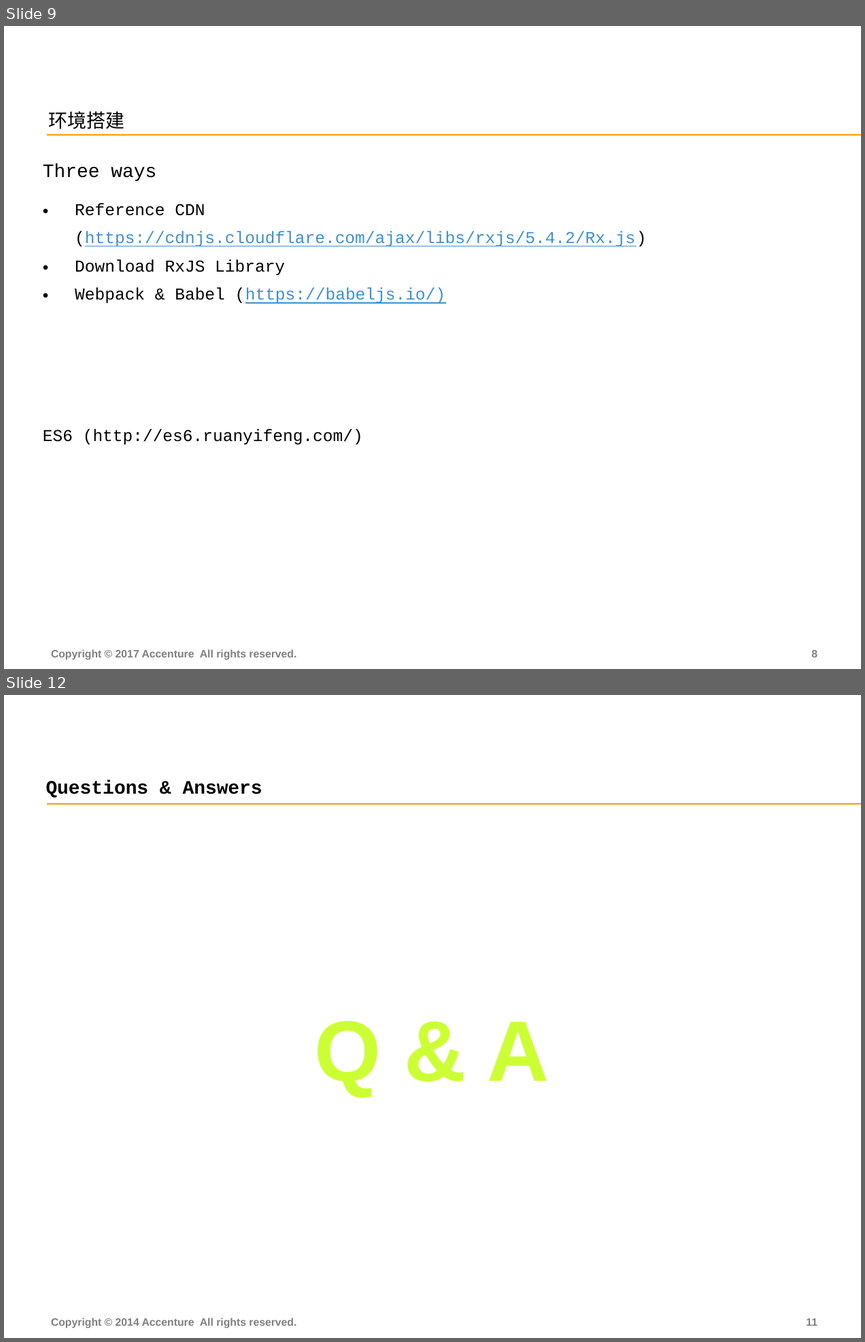
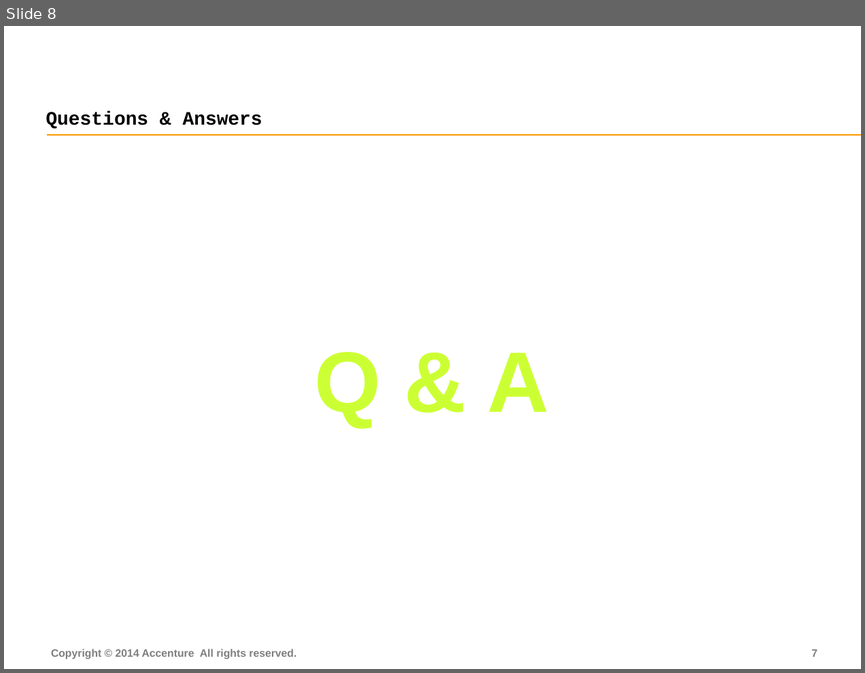
Before and after one commit to FS-Angular-Interest-Group/AngularTraining, a slide deck: PPT/10-Accenture-FS-Animation.pptx. Shown one above the other, each under a label of ours: slides 9 and 12 before the commit, slide 8 after it; the slides between them are not shown. The pictures are 865x1342 and 865x673 pixels, drawn with LibreOffice and Linux fonts; fonts in the diff are those of the drawing. Boxes give left, top, right and bottom in pixels: in the first picture for what was removed or moved away, otherwise in the second. Text is boxed around its words. In the diff, an @@ line names an element or a change of style, - is before the commit and + after.

```diff
--- a/PPT/10-Accenture-FS-Animation.pptx
+++ b/PPT/10-Accenture-FS-Animation.pptx
@@ slide 9 removed at box(4, 26, 861, 669), background #FFFFFF; not listed: 1 template element that a slide beside it also shows @@
@@ title removed at box(49, 111, 125, 129) @@
-环境搭建
@@ table removed at box(34, 147, 747, 447), 2 rows, 1 columns @@
-Three ways
-Reference CDN (https://cdnjs.cloudflare.com/ajax/libs/rxjs/5.4.2/Rx.js) / Download RxJS Library / Webpack & Babel (https://babeljs.io/) / ES6 (http://es6.ruanyifeng.com/)
@@ text removed at box(51, 649, 296, 659) @@
-Copyright © 2017 Accenture All rights reserved.
@@ page number removed at box(811, 650, 817, 657) @@
-8
@@ what was slide 12 is now slide 8 @@
@@ page number at box(811, 649, 817, 656): text changed @@
-11
+7
```
Also in this commit, not shown: 3 slides changed, 4 slides added, 7 other slides removed.
